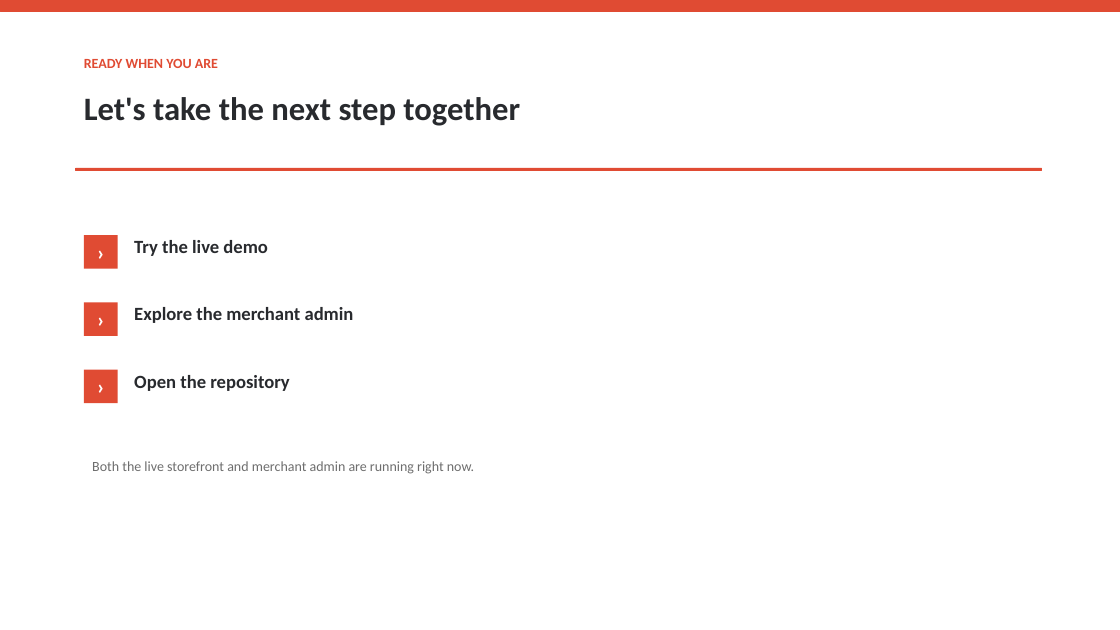
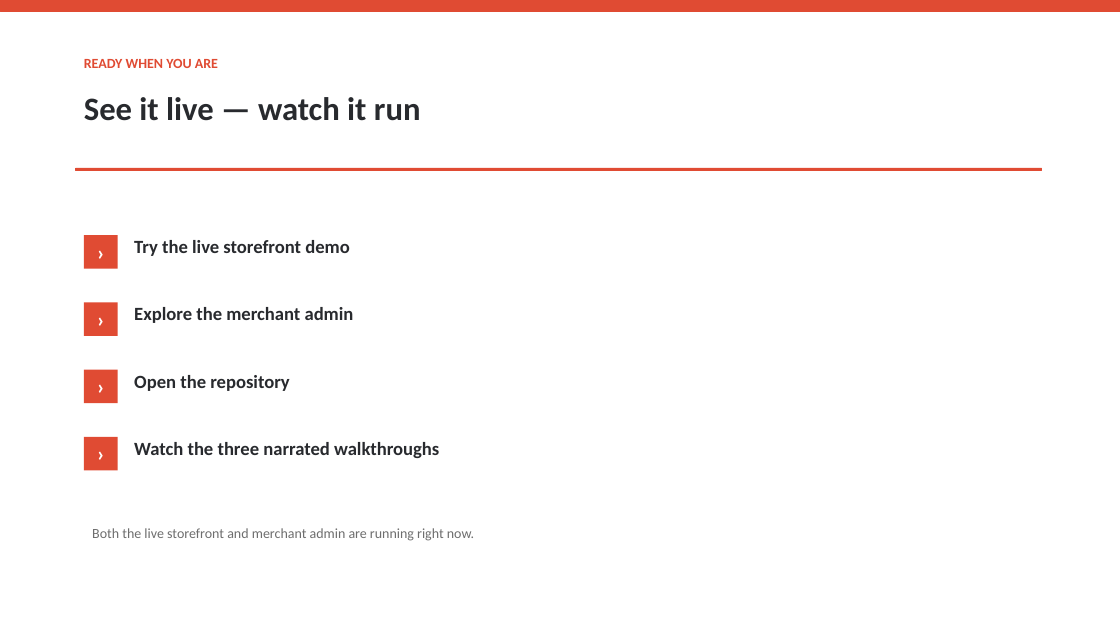
Before and after one commit to ai-dev-2024/vehicle-selector-pro, a slide deck: slide 5 of report/Vehicle_Selector_Pro_Pitch_Deck.pptx (slide 17 before the commit). Drawn at 1120x630 pixels with LibreOffice and Linux fonts; fonts in the diff are those of the drawing. Boxes give left, top, right and bottom in pixels: in the first picture for what was removed or moved away, otherwise in the second. Text is boxed around its words. In the diff, an @@ line names an element or a change of style, - is before the commit and + after.

```diff
--- a/report/Vehicle_Selector_Pro_Pitch_Deck.pptx
+++ b/report/Vehicle_Selector_Pro_Pitch_Deck.pptx
@@ text at (x1=84, y1=97, x2=421, y2=121): text changed @@
-Let's take the next step together
+See it live — watch it run
@@ text at (x1=134, y1=240, x2=349, y2=256): text changed @@
-Try the live demo
+Try the live storefront demo
@@ rectangle added at (x1=84, y1=437, x2=118, y2=471), fill #E04B33, 18 pt, text #FFFFFF, bold @@
+›
@@ text added at (x1=134, y1=442, x2=439, y2=458), 16 pt, text #282A2E, bold @@
+Watch the three narrated walkthroughs
@@ text "Both the live storefront and ..." moved from (x1=92, y1=461, x2=474, y2=474) to (x1=92, y1=528, x2=474, y2=541) @@
```
Also in this commit, not shown: 3 other slides changed, 12 slides removed, 5 other files.
